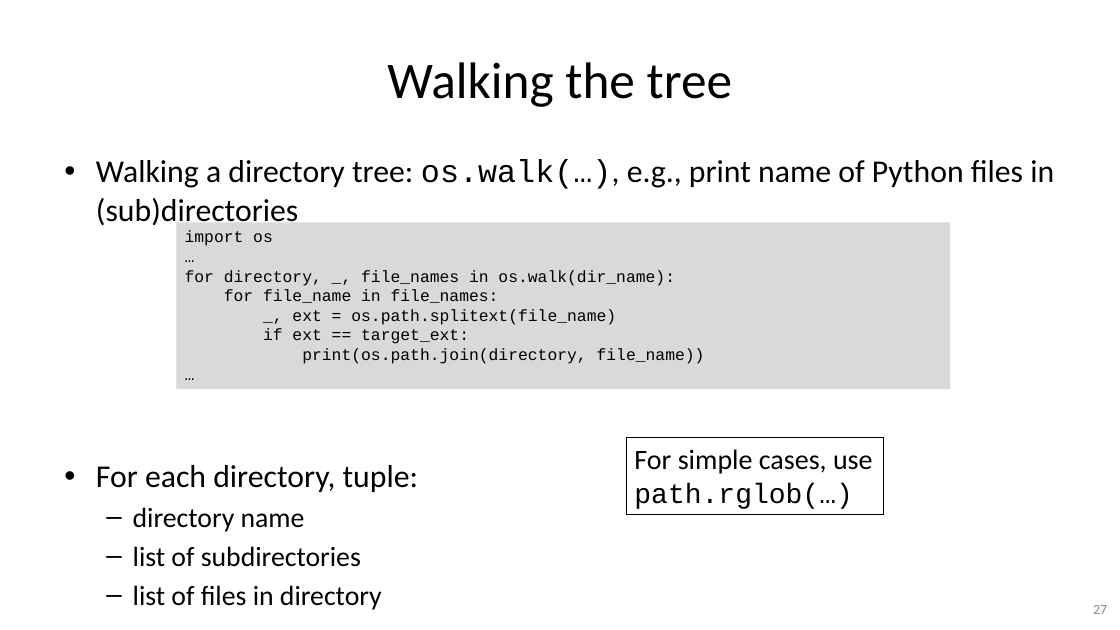
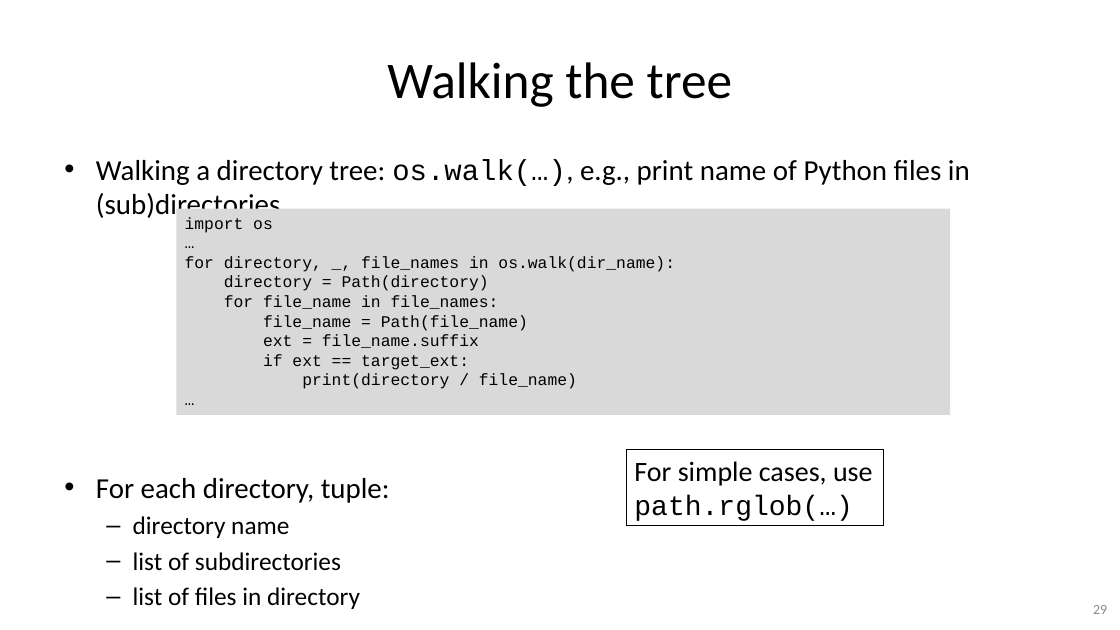
Before and after one commit to gjbex/Python-for-systems-programming, a slide deck: slide 29 of python_for_systems_programming.pptx (slide 27 before the commit). Drawn at 1120x630 pixels with LibreOffice and Linux fonts; fonts in the diff are those of the drawing. Boxes give left, top, right and bottom in pixels: in the first picture for what was removed or moved away, otherwise in the second. Text is boxed around its words. In the diff, an @@ line names an element or a change of style, - is before the commit and + after.

Commit message:
Fix typos

```diff
--- a/python_for_systems_programming.pptx
+++ b/python_for_systems_programming.pptx
@@ text "Walking a directory tree: os.walk(…), ..." at (96, 159, 970, 609): size 27.2 to 24.8 pt in "Walking a directory tree: os.walk(…), e.g., print ...", "For each directory, tuple:"; size 23.8 to 21.7 pt in "directory name", "list of subdirectories", "list of files in directory" @@
@@ rectangle "import os": place and size @@
-rectangle "import os" at (176, 223, 950, 390)
+rectangle "import os" at (176, 208, 950, 415)
@@ text in rectangle at (224, 275, 489, 291): paragraph added @@
+directory = Path(directory)
@@ text in rectangle at (263, 315, 528, 348): text changed @@
-_, ext = os.path.splitext(file_name)
+file_name = Path(file_name)
+ext = file_name.suffix
@@ text in rectangle at (302, 373, 577, 389): text changed @@
-print(os.path.join(directory, file_name))
+print(directory / file_name)
@@ rectangle "For simple cases, use path.rglob(…)": place and size @@
-rectangle "For simple cases, use path.rglob(…)" at (626, 438, 883, 514)
+rectangle "For simple cases, use path.rglob(…)" at (626, 450, 883, 526)
@@ page number at (1093, 605, 1107, 614): text changed @@
-27
+29
```
Also in this commit, not shown: 5 other slides changed, 2 slides added.
